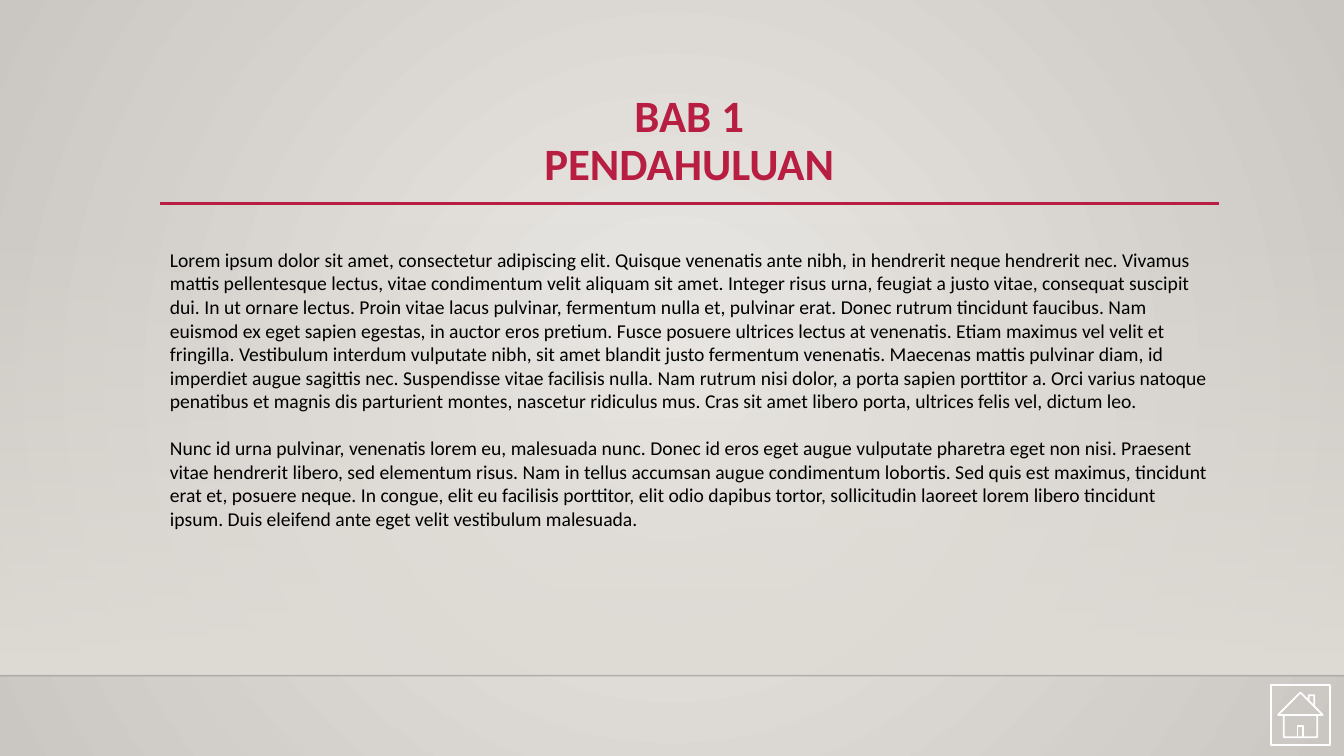
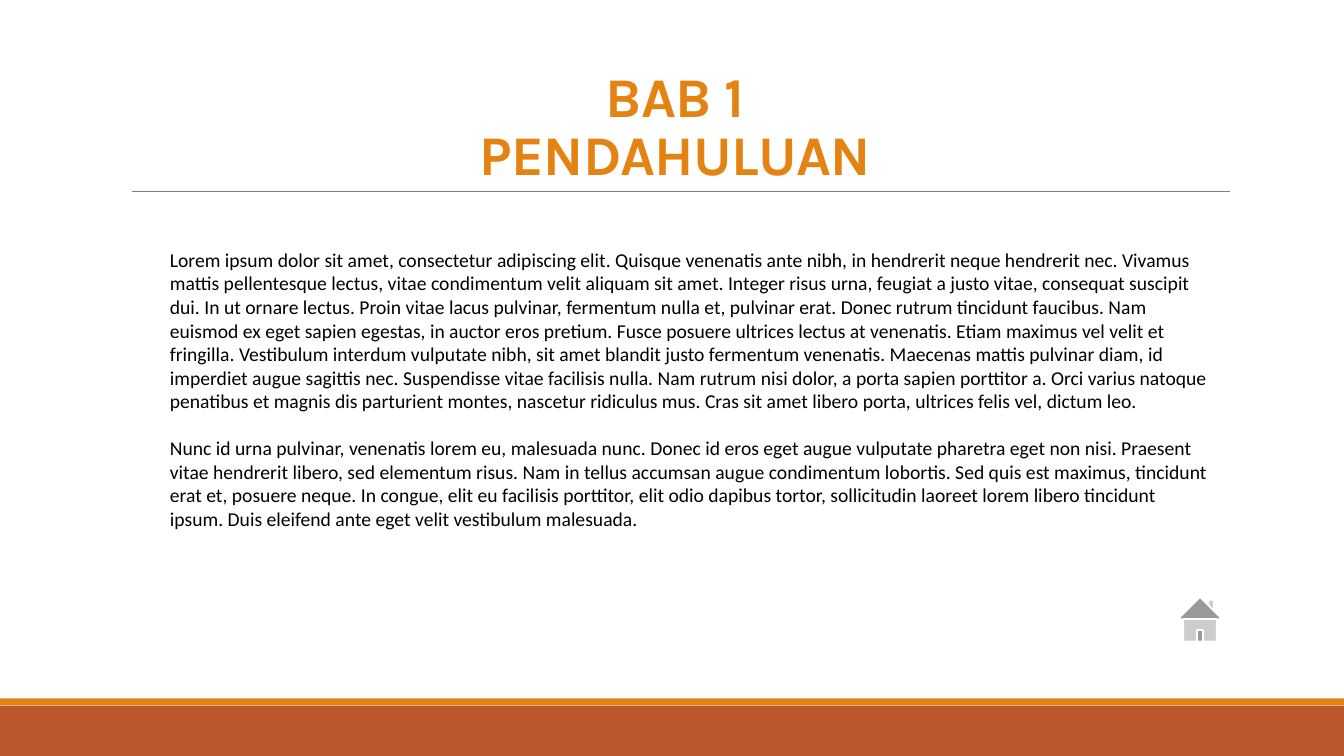
Before and after one commit to onysu/kursus, a slide deck: slide 2 of assets/files/presentasi-interaktif.pptx. Drawn at 1344x756 pixels with LibreOffice and Linux fonts; fonts in the diff are those of the drawing; background and template pictures are left out. Boxes give left, top, right and bottom in pixels: in the first picture for what was removed or moved away, otherwise in the second. Text is boxed around its words. In the diff, an @@ line names an element or a change of style, - is before the commit and + after.

```diff
--- a/assets/files/presentasi-interaktif.pptx
+++ b/assets/files/presentasi-interaktif.pptx
@@ background gradient #ECEAE7 to #CAC7C1 to #FFFFFF @@
@@ title "BAB 1 PENDAHULUAN": place and size @@
-title "BAB 1 PENDAHULUAN" at box(544, 103, 834, 181)
+title "BAB 1 PENDAHULUAN" at box(480, 80, 871, 176)
@@ title "BAB 1 PENDAHULUAN" at box(480, 80, 871, 176): size 32 to 40 pt, font Calibri to Karla, text colour #B71E42 to #E48312, letter spacing 0 to -0.5 pt; line spacing 0.9 to 0.85; vertical alignment top to bottom @@
@@ line moved from (160, 204) - (1220, 204) to (132, 192) - (1231, 192) @@
@@ line (132, 192) - (1231, 192): stroke #B71E42 2.5 pt to #808080 0.5 pt @@
@@ rectangle removed at box(0, 223, 1344, 676) @@
@@ action button home: place and size @@
-action button home at box(1271, 686, 1331, 745)
+action button home at box(1171, 590, 1230, 649)
@@ action button home at box(1171, 590, 1230, 649): fill none to #FFFFFF @@
@@ line removed from (0, 676) to (1344, 676) @@
@@ rectangle added at box(0, 706, 1344, 756), fill #BD582C @@
@@ rectangle added at box(0, 699, 1344, 706), fill #E48312 @@
```
Also in this commit, not shown: 4 other slides changed, 2 other files.
